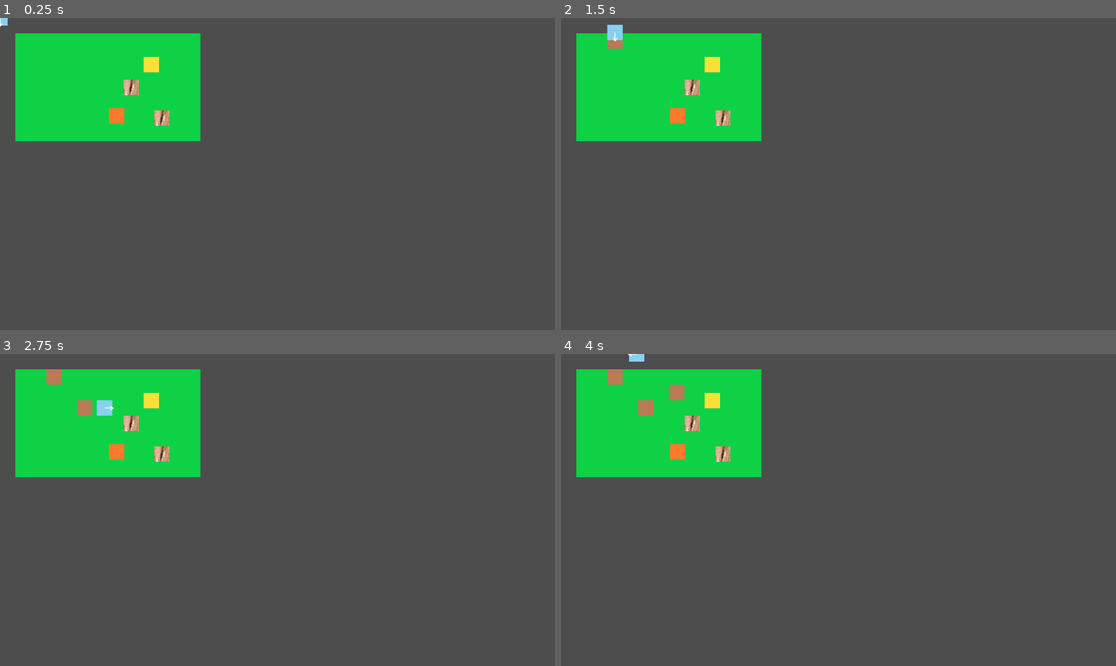
Above: before the commit, frames 1-4 (two rows, left to right).
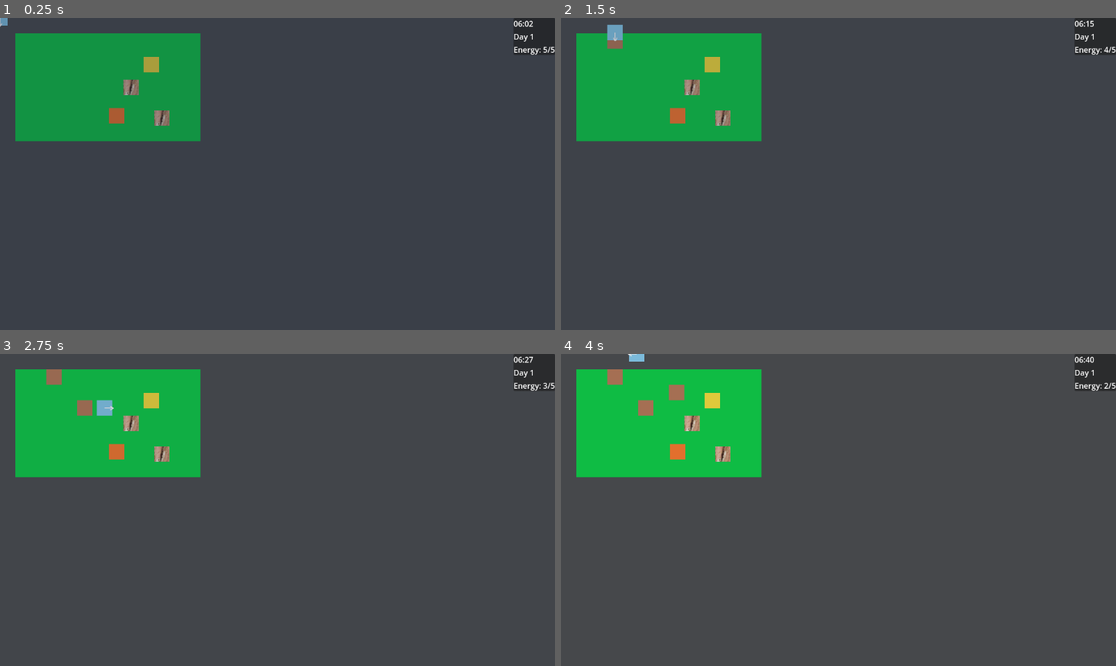
Above: after the commit, the same moments.

Repository: Elias-Fariz/agri-cultured
Game: Godot game, scene res://tscn/Farm.tscn
Same seed, same stepped clock (60 frames per second), same inputs: the game is played once before the commit and once after it.
Inputs:
- Up to frame 1 (0.25 s): no input
- Up to frame 2 (1.5 s): tap Enter at 0.5 s; hold D (move_right) 0.53-1.28 s; hold E (interact) 0.53-1.28 s; tap Space (tool) at 0.8, 1.35 s; hold S (move_down) from 1.28 s (still down)
- Up to frame 3 (2.75 s): tap E (interact) at 1.55 s; release S (move_down) at 2.03 s; hold D (move_right) from 2.03 s (still down); hold E (interact) from 2.03 s (still down); tap Space (tool) at 2.3 s
- Up to frame 4 (4 s): release D (move_right) at 2.78 s; release E (interact) at 2.78 s; hold W (move_up) 2.78-3.53 s; tap Space (tool) at 2.85, 3.8 s; tap E (interact) at 3.05 s; hold A (move_left) from 3.53 s (still down); hold E (interact) from 3.53 s (still down)

The runs differ from the first frame. In frame 1, 12% of the frame differs, in the area x 0-100%, y 0-40%; in frame 2, 12%; in frame 3, 12%; in frame 4, 1.1%.

Commit message:
time/day, energy, overlay stuff
added time/day cycle, energy bar and consequences, overlay generalization to stop pesky overlays from showing up in editor, and a requirements.txt to mark my roadmap and progress

Diff:
--- a/project.godot
+++ b/project.godot
@@ -18,6 +18,7 @@
 [autoload]
 
 GameState="*res://scripts/GameState.gd"
+TimeManager="*res://scripts/TimeManager.gd"
 
 [input]
 
--- /dev/null
+++ b/scripts/BaseOverlay.gd
@@ -0,0 +1,28 @@
+@tool
+extends CanvasLayer
+class_name BaseOverlay
+
+# Drag the Control/Panel/ColorRect you want hidden during editing into this slot.
+@export var visual_node_path: NodePath
+
+# For always-on UI (HUD), set true.
+# For toggled UI (Inventory, Quest log, Dialogue), set false.
+@export var start_visible_in_game: bool = true
+
+func _enter_tree() -> void:
+	_apply_visibility()
+
+func _ready() -> void:
+	_apply_visibility()
+
+func _apply_visibility() -> void:
+	var node := get_node_or_null(visual_node_path)
+	if node == null:
+		return
+	if not (node is CanvasItem):
+		return
+
+	if Engine.is_editor_hint():
+		(node as CanvasItem).visible = false
+	else:
+		(node as CanvasItem).visible = start_visible_in_game
--- /dev/null
+++ b/scripts/Bed.gd
@@ -0,0 +1,7 @@
+extends Area2D
+
+func interact() -> void:
+	# Sleep: new day, reset time, restore energy
+	TimeManager.start_new_day()
+	GameState.reset_energy()
+	print("Slept. Day:", TimeManager.day, " Time:", TimeManager.get_time_string(), " Energy:", GameState.energy)
--- /dev/null
+++ b/scripts/DayNightOverlay.gd
@@ -0,0 +1,40 @@
+extends BaseOverlay
+
+@onready var tint: ColorRect = $Tint
+
+# Day phases (in minutes)
+const DAWN_START := 5 * 60
+const DAY_START  := 7 * 60
+const DUSK_START := 18 * 60
+const NIGHT_START:= 20 * 60
+
+func _ready() -> void:
+	# Never show in editor (so it doesn't block level editing)
+	super._ready()
+	if Engine.is_editor_hint():
+		return
+	_update_tint(TimeManager.minutes)
+	TimeManager.time_changed.connect(_update_tint)
+
+	# Enable in gameplay even if it's hidden in the inspector
+	tint.visible = true
+
+	# Apply immediately, then update with time
+	_update_tint(TimeManager.minutes)
+	TimeManager.time_changed.connect(_update_tint)
+
+func _update_tint(minutes: int) -> void:
+	var darkness := _compute_darkness(minutes)
+
+	var night_color := Color(0.1, 0.15, 0.25, 1.0)
+	tint.color = night_color
+	tint.modulate.a = darkness * 0.75
+
+func _compute_darkness(m: int) -> float:
+	if m >= DAY_START and m < DUSK_START:
+		return 0.0
+	if m >= DUSK_START and m < NIGHT_START:
+		return float(m - DUSK_START) / float(NIGHT_START - DUSK_START)
+	if m >= NIGHT_START or m < DAWN_START:
+		return 1.0
+	return 1.0 - float(m - DAWN_START) / float(DAY_START - DAWN_START)
--- a/scripts/Farm.gd
+++ b/scripts/Farm.gd
@@ -24,18 +24,34 @@
 		_tool_action()
 
 func _tool_action() -> void:
-	# Grid-perfect target cell: 1 cell in front of player (based on Ground's grid)
+	if GameState.is_gameplay_locked():
+		return
+
+	# If player is exhausted, block tool use completely
+	if GameState.exhausted and GameState.energy <= 0:
+		print("Too exhausted to use tools!")
+		return
+
 	var player_cell: Vector2i = ground.local_to_map(ground.to_local(player.global_position))
 	var step := Vector2i(int(player.facing.x), int(player.facing.y))
 	var target_cell := player_cell + step
 
-	# Priority 1: chop tree if present on Objects TileMap
+	# Priority 1: chop tree if present
 	if _cell_has_tree(target_cell):
+		if not GameState.spend_energy(GameState.tool_action_cost):
+			print("No energy to chop!")
+			return
 		_chop_tree(target_cell)
 		return
 
-	# Priority 2: otherwise till the ground
-	_try_till_ground(target_cell)
+	# Priority 2: till ground (only if it actually changes a tile)
+	if _can_till_ground(target_cell):
+		if not GameState.spend_energy(GameState.tool_action_cost):
+			print("No energy to till!")
+			return
+		_try_till_ground(target_cell)
+	else:
+		print("Nothing to till here.")
 
 func _cell_has_tree(cell: Vector2i) -> bool:
 	# Objects TileMap uses the same cell coordinates if both TileMaps share tile size/origin
@@ -63,3 +79,8 @@
 	if src == ground_source_id and atlas == grass_coords:
 		ground.set_cell(0, cell, ground_source_id, tilled_coords)
 		print("Tilled tile at cell: ", cell)
+
+func _can_till_ground(cell: Vector2i) -> bool:
+	var src := ground.get_cell_source_id(0, cell)
+	var atlas := ground.get_cell_atlas_coords(0, cell)
+	return (src == ground_source_id and atlas == grass_coords)
--- a/scripts/GameState.gd
+++ b/scripts/GameState.gd
@@ -1,8 +1,64 @@
 # GameState.gd
 extends Node
 
+# ----------------------------
+# Inventory (already working)
+# ----------------------------
 var inventory: Array[String] = []
 
 func add_item(item: String) -> void:
 	inventory.append(item)
 	print("Added to inventory:", item, " Inventory now:", inventory)
+
+# ----------------------------
+# Energy / Stamina (NEW)
+# ----------------------------
+@export var max_energy: int = 5
+@export var tool_action_cost: int = 1
+
+var energy: int = 5  # will be set on _ready
+var exhausted: bool = false
+
+func _ready() -> void:
+	reset_energy()
+
+func reset_energy() -> void:
+	energy = max_energy
+	exhausted = false
+
+func can_spend(cost: int) -> bool:
+	return energy >= cost
+
+# Returns true if spent successfully, false if not enough energy
+func spend_energy(cost: int) -> bool:
+	if energy < cost:
+		exhausted = true
+		return false
+
+	energy -= cost
+	if energy <= 0:
+		energy = 0
+		exhausted = true
+	return true
+
+# ----------------------------
+# Gameplay Lock (UI / Dialogue / Quests)
+# ----------------------------
+var lock_count: int = 0
+
+func lock_gameplay() -> void:
+	lock_count += 1
+
+func unlock_gameplay() -> void:
+	lock_count = max(0, lock_count - 1)
+
+func is_gameplay_locked() -> bool:
+	return lock_count > 0
+
+var active_warning: String = ""
+
+func set_warning(msg: String) -> void:
+	active_warning = msg
+
+func clear_warning() -> void:
+	active_warning = ""
--- /dev/null
+++ b/scripts/HUD.gd
@@ -0,0 +1,46 @@
+extends BaseOverlay
+
+@onready var time_label: Label = $TopRightPanel/VBoxContainer/TimeLabel
+@onready var day_label: Label = $TopRightPanel/VBoxContainer/DayLabel
+@onready var energy_label: Label = $TopRightPanel/VBoxContainer/EnergyLabel
+
+@onready var panel := $TopRightPanel
+@onready var warning_label: Label = $TopRightPanel/VBoxContainer/WarningLabel
+
+@export var low_energy_threshold_ratio: float = 0.2
+
+
+func _ready() -> void:
+	super._ready()
+	_refresh()
+	TimeManager.time_changed.connect(func(_m): _refresh())
+	TimeManager.day_changed.connect(func(_d): _refresh())
+
+
+func _process(_delta: float) -> void:
+	# Simple approach: update every frame so it always reflects energy changes
+	energy_label.text = "Energy: %d/%d" % [GameState.energy, GameState.max_energy]
+
+	var ratio := 0.0
+	if GameState.max_energy > 0:
+		ratio = float(GameState.energy) / float(GameState.max_energy)
+
+	if ratio <= low_energy_threshold_ratio and GameState.energy > 0:
+		warning_label.text = "LOW ENERGY"
+		warning_label.visible = true
+	elif GameState.energy <= 0:
+		warning_label.text = "EXHAUSTED"
+		warning_label.visible = true
+	else:
+		warning_label.visible = false
+
+
+func _refresh() -> void:
+	time_label.text = TimeManager.get_time_string()
+	day_label.text = "Day %d" % TimeManager.day
+
+func _enable_ui_on_play(node: CanvasItem) -> void:
+	if Engine.is_editor_hint():
+		node.visible = false
+	else:
+		node.visible = true
--- a/scripts/InventoryUI.gd
+++ b/scripts/InventoryUI.gd
@@ -1,8 +1,14 @@
 # InventoryUI.gd
-extends CanvasLayer
+extends BaseOverlay
 
 @onready var panel: Panel = $Panel
 @onready var item_list: ItemList = $Panel/VBoxContainer/ItemList
+
+func _ready() -> void:
+	super._ready()
+	if Engine.is_editor_hint():
+		return
+	# Any other runtime setup
 
 func set_items(items: Array[String]) -> void:
 	item_list.clear()
@@ -17,12 +23,19 @@
 
 func show_ui() -> void:
 	panel.visible = true
+	TimeManager.pause_time()
+	GameState.lock_gameplay()
 
 func hide_ui() -> void:
 	panel.visible = false
+	TimeManager.resume_time()
+	GameState.unlock_gameplay()
 
 func toggle_ui() -> void:
-	panel.visible = not panel.visible
+	if panel.visible:
+		hide_ui()
+	else:
+		show_ui()
 
 func is_open() -> bool:
 	return panel.visible
--- a/scripts/Player.gd
+++ b/scripts/Player.gd
@@ -8,6 +8,8 @@
 
 # How far in front of the player the interact sensor sits (pixels)
 @export var interact_offset: float = 18.0
+
+@export var exhausted_speed_multiplier: float = 0.4
 
 @onready var sensor: Area2D = $InteractSensor
 @onready var indicator: Node2D = $FacingIndicator
@@ -20,6 +22,11 @@
 	indicator.set_direction(facing)
 
 func _physics_process(_delta: float) -> void:
+	if GameState.is_gameplay_locked():
+		velocity = Vector2.ZERO
+		move_and_slide()
+		return
+
 	var input := Vector2(
 		Input.get_action_strength("move_right") - Input.get_action_strength("move_left"),
 		Input.get_action_strength("move_down") - Input.get_action_strength("move_up")
@@ -34,7 +41,11 @@
 		_update_sensor_position()
 		indicator.set_direction(facing)
 
-	velocity = input.normalized() * speed
+	var mult := 1.0
+	if GameState.exhausted:
+		mult = exhausted_speed_multiplier
+	velocity = input.normalized() * speed * mult
+
 	move_and_slide()
 
 func _unhandled_input(event: InputEvent) -> void:
--- /dev/null
+++ b/scripts/TimeManager.gd
@@ -0,0 +1,60 @@
+extends Node
+
+signal time_changed(minutes: int)
+signal day_changed(day: int)
+
+@export var minutes_per_day: int = 24 * 60
+@export var start_minutes: int = 6 * 60  # 6:00 AM
+@export var minutes_per_real_second: float = 10.0  # tune later
+
+@export var morning_start_minutes: int = 6 * 60
+
+var running: bool = true
+
+var day: int = 1
+var minutes_float: float = start_minutes
+var minutes: int = start_minutes
+
+func _process(delta: float) -> void:
+	if not running:
+		return
+	advance_time(delta * minutes_per_real_second)
+
+func advance_time(delta_minutes: float) -> void:
+	minutes_float += delta_minutes
+
+	var new_minutes := int(minutes_float)
+
+	# Day rollover
+	if new_minutes >= minutes_per_day:
+		minutes_float -= minutes_per_day
+		new_minutes = int(minutes_float)
+		day += 1
+		emit_signal("day_changed", day)
+
+	# Only emit when visible time changes
+	if new_minutes != minutes:
+		minutes = new_minutes
+		emit_signal("time_changed", minutes)
+
+func start_new_day() -> void:
+	day += 1
+	minutes_float = morning_start_minutes
+	minutes = int(minutes_float)
+	emit_signal("day_changed", day)
+	emit_signal("time_changed", minutes)
+
+
+func get_time_string() -> String:
+	var h := minutes / 60
+	var m := minutes % 60
+	return "%02d:%02d" % [h, m]
+
+func pause_time() -> void:
+	running = false
+
+func resume_time() -> void:
+	running = true
+
+func set_paused(paused: bool) -> void:
+	running = not paused
--- a/tscn/Farm.tscn
+++ b/tscn/Farm.tscn
@@ -7,7 +7,9 @@
 [ext_resource type="PackedScene" uid="uid://d3xqpf5v6a8cl" path="res://tscn/Chest.tscn" id="5_2ywwf"]
 [ext_resource type="Texture2D" uid="uid://bq8o1e8mbe7qm" path="res://art/door.PNG" id="6_mre8b"]
 [ext_resource type="Script" uid="uid://sh30tjkuwdh7" path="res://scripts/DoorToHouse.gd" id="7_d13le"]
+[ext_resource type="PackedScene" uid="uid://ci8kga43aovsx" path="res://ui/DayNightOverlay.tscn" id="8_2ywwf"]
 [ext_resource type="PackedScene" uid="uid://dtrn2d385g5ul" path="res://ui/InventoryUI.tscn" id="8_og6c6"]
+[ext_resource type="PackedScene" uid="uid://d1qqa5bygrbsp" path="res://ui/HUD.tscn" id="10_1mjdy"]
 
 [sub_resource type="TileSetAtlasSource" id="TileSetAtlasSource_pqap4"]
 texture = ExtResource("2_mre8b")
@@ -64,4 +66,8 @@
 [node name="Spawn" type="Marker2D" parent="."]
 position = Vector2(168, 146)
 
+[node name="DayNightOverlay" parent="." instance=ExtResource("8_2ywwf")]
+
 [node name="InventoryUI" parent="." instance=ExtResource("8_og6c6")]
+
+[node name="HUD" parent="." instance=ExtResource("10_1mjdy")]
--- a/tscn/House.tscn
+++ b/tscn/House.tscn
@@ -1,11 +1,15 @@
-[gd_scene load_steps=10 format=3 uid="uid://bjx6v0gjfwt2h"]
+[gd_scene load_steps=15 format=3 uid="uid://bjx6v0gjfwt2h"]
 
 [ext_resource type="Texture2D" uid="uid://bvwrrj2bcxwqh" path="res://art/wood.PNG" id="1_4ogyy"]
 [ext_resource type="Script" uid="uid://kt4as8ri4s71" path="res://scripts/House.gd" id="1_hk67c"]
 [ext_resource type="PackedScene" uid="uid://dv7wem6ftpvdd" path="res://tscn/Player.tscn" id="3_jpwvr"]
 [ext_resource type="Script" uid="uid://t8o1qvqbjqpc" path="res://scripts/DoorToFarm.gd" id="4_jpwvr"]
 [ext_resource type="Texture2D" uid="uid://bq8o1e8mbe7qm" path="res://art/door.PNG" id="5_anwwx"]
+[ext_resource type="PackedScene" uid="uid://ci8kga43aovsx" path="res://ui/DayNightOverlay.tscn" id="6_1y4db"]
 [ext_resource type="PackedScene" uid="uid://dtrn2d385g5ul" path="res://ui/InventoryUI.tscn" id="6_8rafo"]
+[ext_resource type="PackedScene" uid="uid://d1qqa5bygrbsp" path="res://ui/HUD.tscn" id="8_harv6"]
+[ext_resource type="Script" uid="uid://cfol50witfnin" path="res://scripts/Bed.gd" id="9_y3bo4"]
+[ext_resource type="Texture2D" uid="uid://cpkecnwhl7wbm" path="res://art/bed.PNG" id="10_obga2"]
 
 [sub_resource type="TileSetAtlasSource" id="TileSetAtlasSource_bfwu5"]
 texture = ExtResource("1_4ogyy")
@@ -16,6 +20,9 @@
 sources/0 = SubResource("TileSetAtlasSource_bfwu5")
 
 [sub_resource type="RectangleShape2D" id="RectangleShape2D_eym5a"]
+
+[sub_resource type="RectangleShape2D" id="RectangleShape2D_ur3p0"]
+size = Vector2(32.5, 32)
 
 [node name="House" type="Node2D"]
 script = ExtResource("1_hk67c")
@@ -41,4 +48,19 @@
 [node name="CollisionShape2D" type="CollisionShape2D" parent="DoorToFarm"]
 shape = SubResource("RectangleShape2D_eym5a")
 
+[node name="DayNightOverlay" parent="." instance=ExtResource("6_1y4db")]
+
 [node name="InventoryUI" parent="." instance=ExtResource("6_8rafo")]
+
+[node name="HUD" parent="." instance=ExtResource("8_harv6")]
+
+[node name="Bed" type="Area2D" parent="."]
+position = Vector2(179, 82)
+script = ExtResource("9_y3bo4")
+
+[node name="Sprite2D" type="Sprite2D" parent="Bed"]
+texture = ExtResource("10_obga2")
+
+[node name="CollisionShape2D" type="CollisionShape2D" parent="Bed"]
+position = Vector2(-0.25, 0)
+shape = SubResource("RectangleShape2D_ur3p0")
--- a/tscn/Player.tscn
+++ b/tscn/Player.tscn
@@ -1,8 +1,9 @@
-[gd_scene load_steps=6 format=3 uid="uid://dv7wem6ftpvdd"]
+[gd_scene load_steps=7 format=3 uid="uid://dv7wem6ftpvdd"]
 
 [ext_resource type="Script" uid="uid://lxxgykutkbm4" path="res://scripts/Player.gd" id="1_vvow5"]
 [ext_resource type="Texture2D" uid="uid://c0nmap1a7vh5i" path="res://art/player.PNG" id="2_kghmo"]
 [ext_resource type="Script" uid="uid://cr1r8q5m1ytb4" path="res://scripts/FacingIndicator.gd" id="3_gqu4d"]
+[ext_resource type="Texture2D" uid="uid://nan0sddf00hl" path="res://art/chest.png" id="4_kghmo"]
 
 [sub_resource type="RectangleShape2D" id="RectangleShape2D_xfidv"]
 size = Vector2(31, 31)
@@ -28,3 +29,7 @@
 
 [node name="FacingIndicator" type="Node2D" parent="."]
 script = ExtResource("3_gqu4d")
+
+[node name="PointLight2D" type="PointLight2D" parent="."]
+visible = false
+texture = ExtResource("4_kghmo")
--- /dev/null
+++ b/ui/DayNightOverlay.tscn
@@ -0,0 +1,16 @@
+[gd_scene load_steps=2 format=3 uid="uid://ci8kga43aovsx"]
+
+[ext_resource type="Script" uid="uid://c0nw2arn1r0rl" path="res://scripts/DayNightOverlay.gd" id="1_r28lr"]
+
+[node name="DayNightOverlay" type="CanvasLayer"]
+script = ExtResource("1_r28lr")
+visual_node_path = NodePath("Tint")
+
+[node name="Tint" type="ColorRect" parent="."]
+visible = false
+anchors_preset = 15
+anchor_right = 1.0
+anchor_bottom = 1.0
+grow_horizontal = 2
+grow_vertical = 2
+color = Color(0, 0, 0.5176471, 1)
--- /dev/null
+++ b/ui/HUD.tscn
@@ -0,0 +1,33 @@
+[gd_scene load_steps=2 format=3 uid="uid://d1qqa5bygrbsp"]
+
+[ext_resource type="Script" uid="uid://c7wv6ccc8b6td" path="res://scripts/HUD.gd" id="1_1x8ju"]
+
+[node name="HUD" type="CanvasLayer"]
+script = ExtResource("1_1x8ju")
+visual_node_path = NodePath("TopRightPanel")
+
+[node name="TopRightPanel" type="PanelContainer" parent="."]
+visible = false
+anchors_preset = 1
+anchor_left = 1.0
+anchor_right = 1.0
+offset_left = -40.0
+offset_bottom = 40.0
+grow_horizontal = 0
+
+[node name="VBoxContainer" type="VBoxContainer" parent="TopRightPanel"]
+layout_mode = 2
+
+[node name="TimeLabel" type="Label" parent="TopRightPanel/VBoxContainer"]
+layout_mode = 2
+
+[node name="DayLabel" type="Label" parent="TopRightPanel/VBoxContainer"]
+layout_mode = 2
+
+[node name="EnergyLabel" type="Label" parent="TopRightPanel/VBoxContainer"]
+layout_mode = 2
+text = "Energy: 5/5"
+
+[node name="WarningLabel" type="Label" parent="TopRightPanel/VBoxContainer"]
+layout_mode = 2
+text = "LOW ENERGY!"
--- a/ui/InventoryUI.tscn
+++ b/ui/InventoryUI.tscn
@@ -4,6 +4,8 @@
 
 [node name="InventoryUI" type="CanvasLayer"]
 script = ExtResource("1_w7o80")
+visual_node_path = NodePath("Panel")
+start_visible_in_game = false
 
 [node name="Panel" type="Panel" parent="."]
 visible = false
Binary file added: art/bed.PNG
Not shown, added: art/bed.PNG.import
Not shown, added: requirements.txt
Not shown, added: scripts/BaseOverlay.gd.uid
Not shown, added: scripts/Bed.gd.uid
Not shown, added: scripts/DayNightOverlay.gd.uid
Not shown, added: scripts/HUD.gd.uid
Not shown, added: scripts/TimeManager.gd.uid
Not shown: 1 places in tscn/Farm.tscn that only renumber resources
